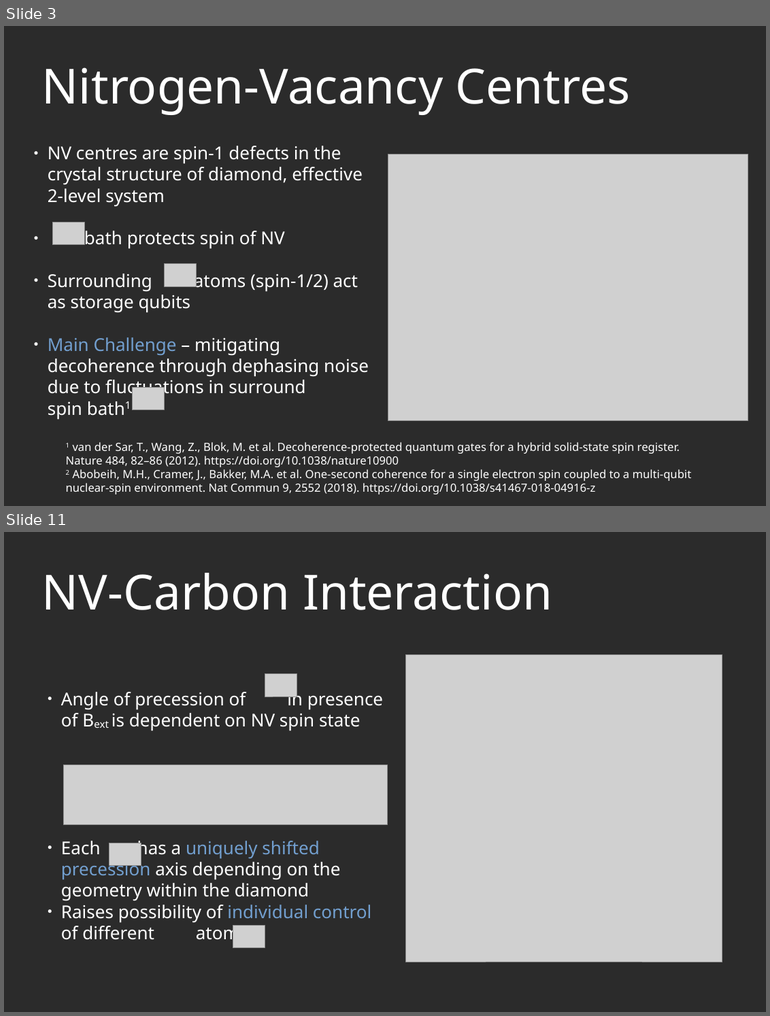
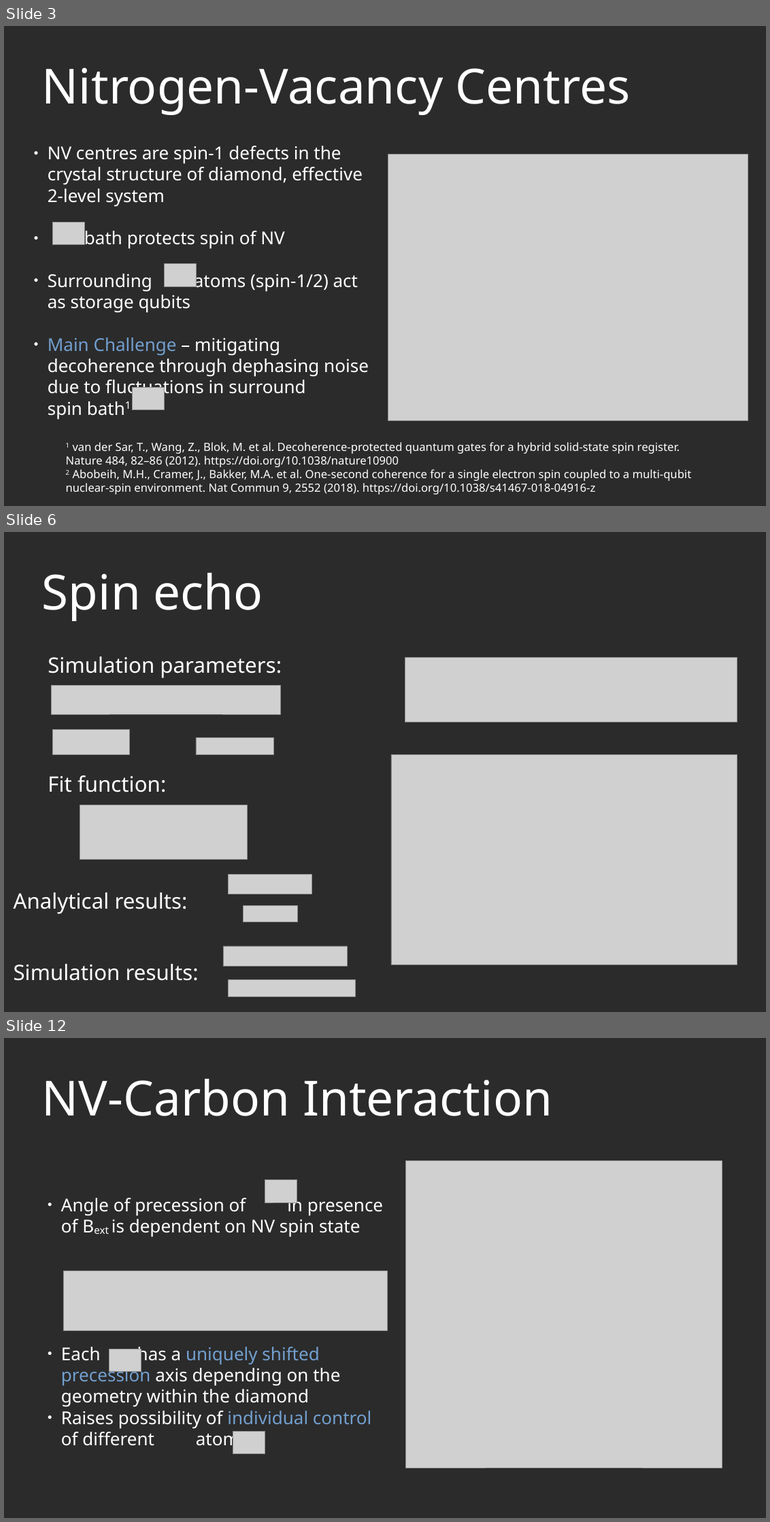
Before and after one commit to AGaliciaMartinez/Final-Project-Computational-Physics, a slide deck: presentation/NV_Carbons_presentation.odp. Shown one above the other, each under a label of ours: slides 3 and 11 before the commit, slides 3, 6 and 12 after it; the slides between them are not shown. The pictures are 770x1016 and 770x1522 pixels, drawn with LibreOffice and Linux fonts; fonts in the diff are those of the drawing; grey boxes stand for pictures; background and template pictures are left out; a plain dark background stands for a picture behind light text. Boxes give left, top, right and bottom in pixels: in the first picture for what was removed or moved away, otherwise in the second. Text is boxed around its words. In the diff, an @@ line names an element or a change of style, - is before the commit and + after.

```diff
--- a/presentation/NV_Carbons_presentation.odp
+++ b/presentation/NV_Carbons_presentation.odp
@@ slide 6 added at [4, 532, 766, 1012], background picture (left out) @@
@@ title added at [42, 573, 262, 621], 60 pt, text #FFFFFF @@
+Spin echo
@@ text added at [48, 656, 281, 678], 26.4 pt, text #FFFFFF @@
+Simulation parameters:
@@ picture added at [405, 657, 736, 722] @@
@@ picture added at [51, 685, 280, 714] @@
@@ picture added at [52, 730, 129, 755] @@
@@ picture added at [196, 737, 273, 755] @@
@@ picture added at [391, 755, 737, 964] @@
@@ text added at [48, 775, 166, 792], 26.4 pt, text #FFFFFF @@
+Fit function:
@@ picture added at [80, 805, 247, 859] @@
@@ picture added at [228, 874, 311, 894] @@
@@ text added at [14, 892, 188, 914], 26.4 pt, text #FFFFFF @@
+Analytical results:
@@ picture added at [243, 906, 298, 922] @@
@@ picture added at [223, 946, 347, 967] @@
@@ text added at [14, 964, 198, 981], 26.4 pt, text #FFFFFF @@
+Simulation results:
@@ picture added at [228, 980, 356, 996] @@
@@ what was slide 11 is now slide 12 @@
```
Also in this commit, not shown: 3 slides changed, 5 other slides added, 5 slides removed.
